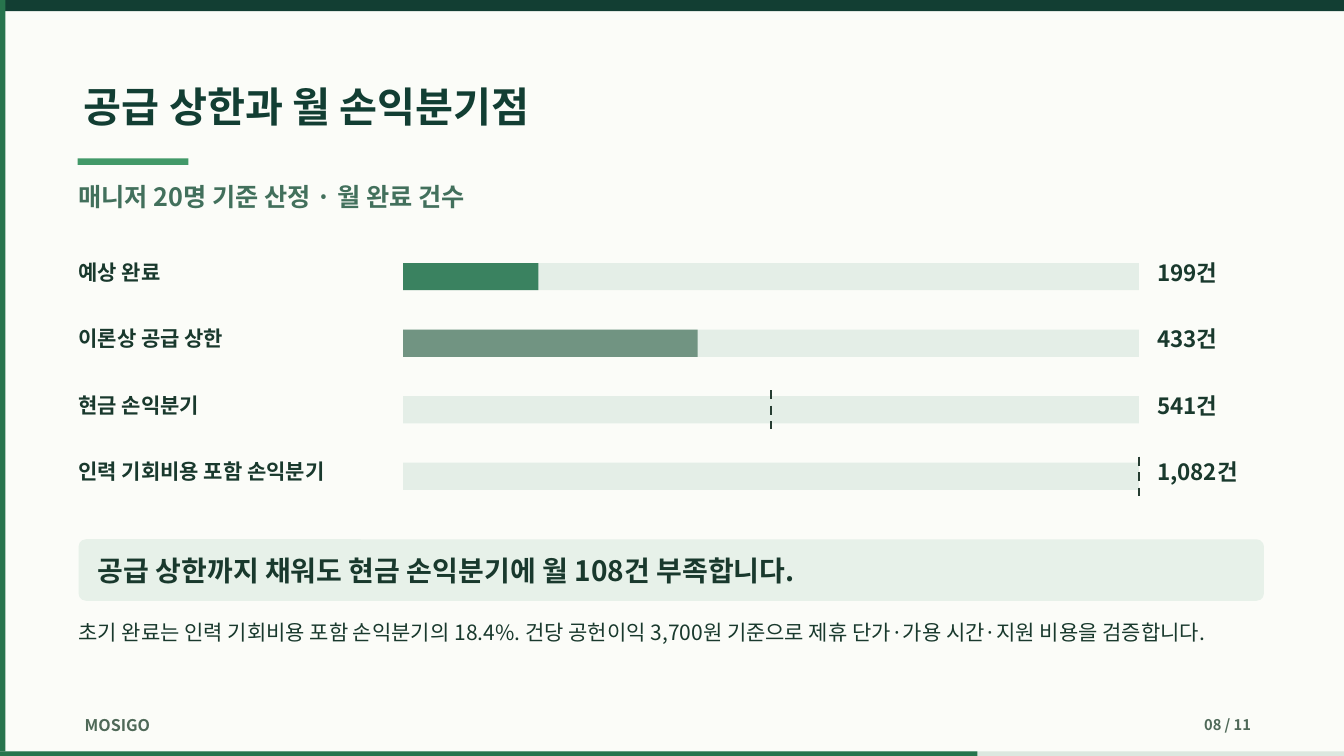
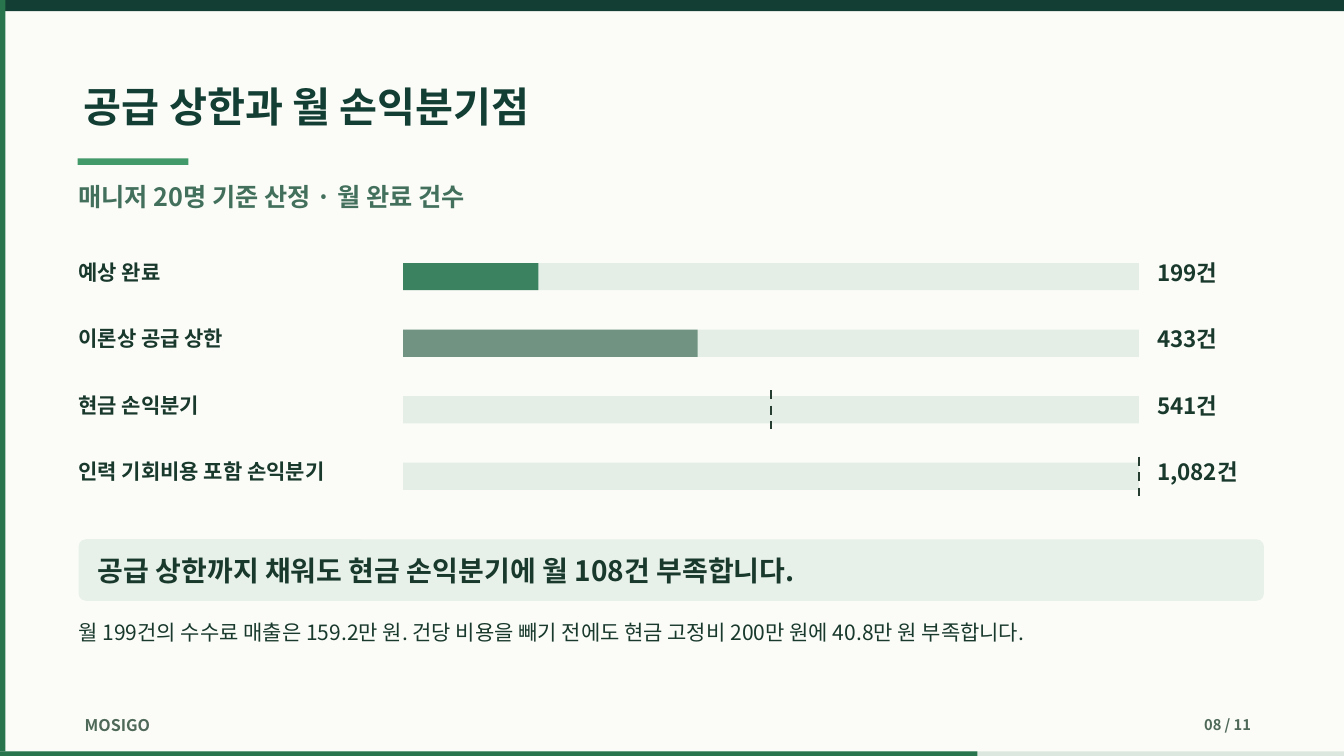
Before and after one commit to dohyunkimmm/mosigo-case-study, a slide deck: slide 8 of downloads/mosigo_report.pptx. Drawn at 1344x756 pixels with LibreOffice and Linux fonts; fonts in the diff are those of the drawing. Boxes give left, top, right and bottom in pixels: in the first picture for what was removed or moved away, otherwise in the second. Text is boxed around its words. In the diff, an @@ line names an element or a change of style, - is before the commit and + after.

Commit message:
발표 8장에 초기 매출과 고정비 격차 반영

```diff
--- a/downloads/mosigo_report.pptx
+++ b/downloads/mosigo_report.pptx
@@ text at (x1=79, y1=622, x2=1025, y2=642): text changed @@
-초기 완료는 인력 기회비용 포함 손익분기의 18.4%. 건당 공헌이익 3,700원 기준으로 제휴 단가·가용 시간·지원 비용을 검증합니다.
+월 199건의 수수료 매출은 159.2만 원. 건당 비용을 빼기 전에도 현금 고정비 200만 원에 40.8만 원 부족합니다.
```
